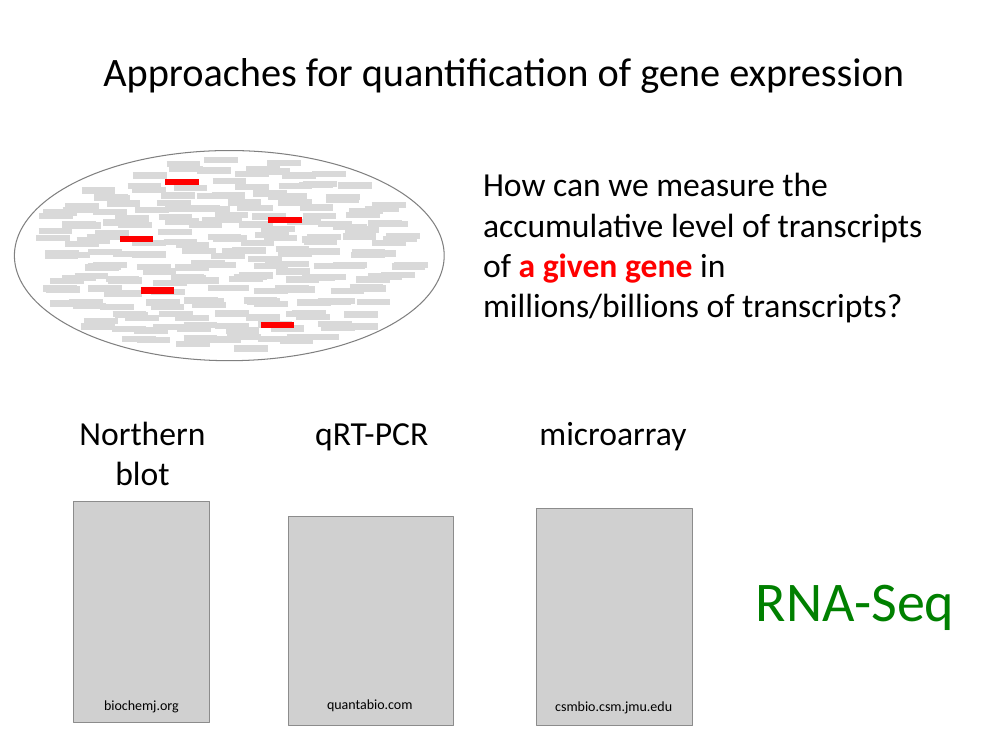
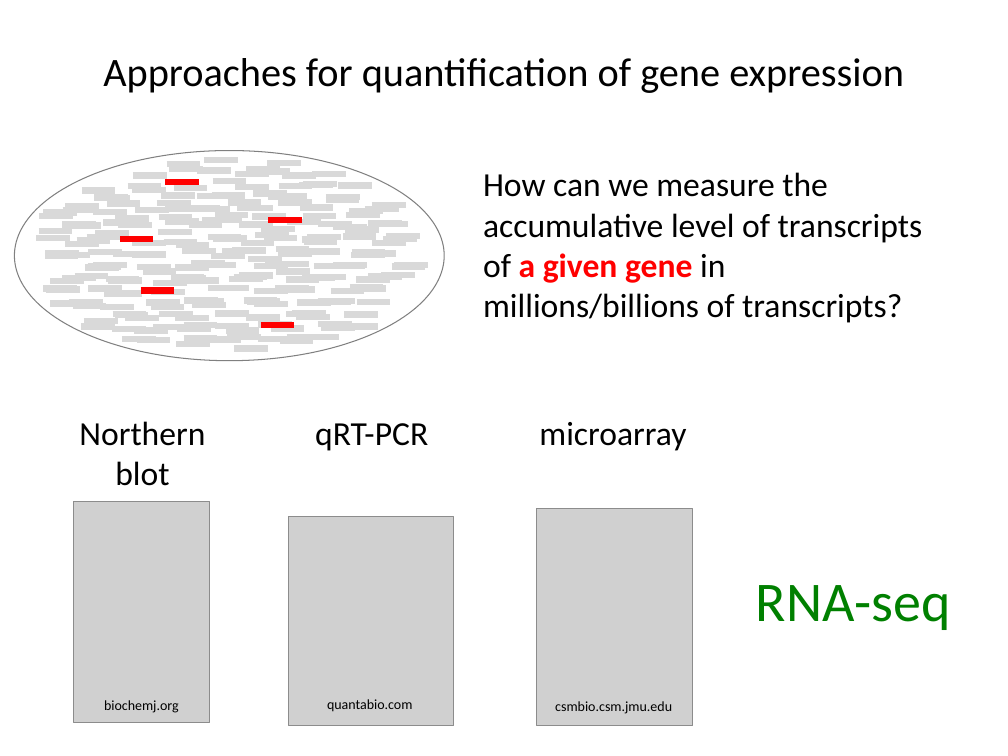
Before and after one commit to liu3zhenlab/teaching, a slide deck: slide 4 of PLPTH813Bioinformatis/2023/lectures/lecture16_DE.pptx. Drawn at 1008x756 pixels with LibreOffice and Linux fonts; fonts in the diff are those of the drawing; grey boxes stand for pictures. Boxes give left, top, right and bottom in pixels: in the first picture for what was removed or moved away, otherwise in the second. Text is boxed around its words. In the diff, an @@ line names an element or a change of style, - is before the commit and + after.

```diff
--- a/PLPTH813Bioinformatis/2023/lectures/lecture16_DE.pptx
+++ b/PLPTH813Bioinformatis/2023/lectures/lecture16_DE.pptx
@@ text at (756,585,951,630): text changed @@
-RNA-Seq
+RNA-seq
```
Also in this commit, not shown: 14 other slides changed, 1 slide added, 4 other files.
